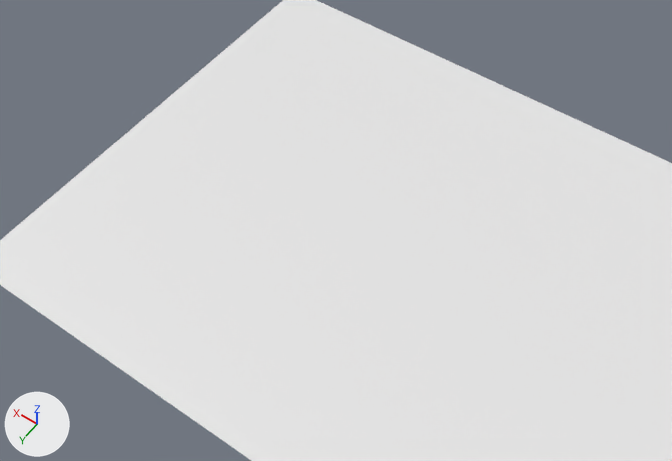
The FBX model GettingStartedDemo/Content/holes.fbx as it was, and as the next commit left it.
The view is the same before and after, from a camera (50 mm lens) standing at (-0.059, 0.282, 0.454) and looking at (0.134, 0.012, 0.029). Every picture has the same lights, and +X, +Y and +Z are marked at lower left. Where no turn or scale is listed for an object, it has been applied to the vertices.
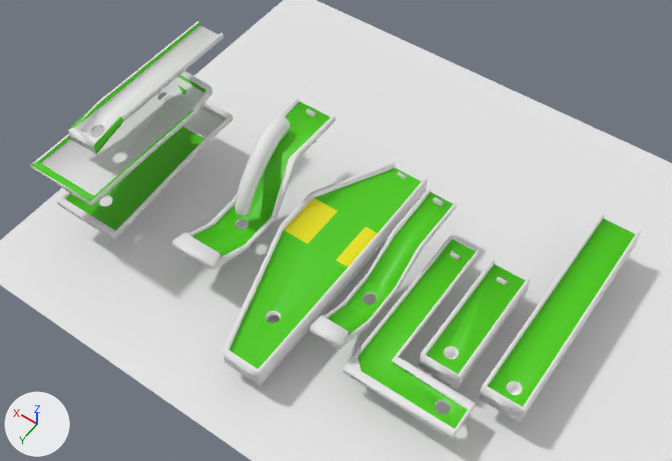
The newer file is also turned or shifted as a whole; pictures and numbers use the older file's frame.

What changed in the scene script:
```text
Add me_cube_001:
    me_cube_001.from_pydata([(-0.00434, 0.00368, -0.00174), (0.00434, 0.00434, -0.00174), (0.00434, -0.00434, -0.00174), (-0.00434, 0.00368, 0.00174), (0.00434, 0.00434, 0.00174), (0.00434, -0.00434, 0.00174)], [], [(4, 5, 2, 1), (1, 0, 3, 4), (0, 2, 5, 3), (0, 1, 2), (5, 4, 3)])
Add ob_start_hole3_003:
    ob_start_hole3_003 = bpy.data.objects.new('start-hole3_003', me_start_hole3_003)  # a box spanning x -0.003..0.003, y -0.00102..0.00102, z -0.003..0.003
    ob_start_hole3_003.location = (0.194, -0.0453, 0.0417)
Add ob_hole3:
    ob_hole3 = bpy.data.objects.new('hole3', me_hole3)  # 128 vertices, 159 faces; spans x -0.0098..0.0102, y -0.0805..0.0414, z -0.009..0.0091; in mat_material_003 (green #49ca00), mat_material_008 (white #e7e7e7)
    ob_hole3.location = (0.0994, 0.0298, 0.0151)
Add ob_cube_001:
    ob_cube_001 = bpy.data.objects.new('Cube_001', me_cube_001)
    ob_cube_001.location = (0.0793, 0.0671, 0.0072)
Add ob_start_hole2:
    ob_start_hole2 = bpy.data.objects.new('start-hole2', me_start_hole3_003.copy())
    ob_start_hole2.location = (0.0751, -0.0267, 0.0069)
Add ob_start_hole1:
    ob_start_hole1 = bpy.data.objects.new('start-hole1', me_start_hole3_003.copy())
    ob_start_hole1.location = (0.0433, -0.0267, 0.0072)
Add ob_practice:
    ob_practice = bpy.data.objects.new('Practice', me_practice)  # 88 vertices, 115 faces; spans x -0.0125..0.0125, y -0.0724..0.0724, z -0.0079..0.0059; in mat_material_003 (green #49ca00), mat_material_009 (white #e7e7e7)
    ob_practice.location = (0.0041, -0.0273, 0.013)
Add ob_hole4_002:
    ob_hole4_002 = bpy.data.objects.new('hole4_002', me_hole4_002)  # 116 vertices, 146 faces; spans x -0.013..0.04, y -0.085..0.085, z -0.008..0.006; in mat_material_003 (green #49ca00), mat_material_007 (white #e7e7e7), mat_sand (yellow #e7e100)
    ob_hole4_002.location = (0.1306, 0.0207, 0.0089)
Add ob_hole2:
    ob_hole2 = bpy.data.objects.new('hole2', me_hole2)  # 98 vertices, 129 faces; spans x -0.0587..0.0102, y -0.0409..0.0711, z -0.0005..0.0034; in mat_material_001 (white #e7e7e7), mat_material_003 (green #49ca00)
    ob_hole2.location = (0.0743, 0.0036, 0.0071)
Add ob_beziercurve:
    ob_beziercurve = bpy.data.objects.new('BezierCurve', me_beziercurve)  # 300 vertices, 288 faces; spans x -0.0062..0.0116, y -0.0388..0.0163, z -0.0168..0.0205
    ob_beziercurve.location = (0.1957, 0.0131, 0.0335)
Add ob_start_hole3:
    ob_start_hole3 = bpy.data.objects.new('start-hole3', me_start_hole3_003.copy())
    ob_start_hole3.location = (0.0998, -0.0459, 0.021)
Add ob_hole2_001:
    ob_hole2_001 = bpy.data.objects.new('hole2_001', me_hole2_001)  # 268 vertices, 370 faces; spans x -0.0235..0.0239, y -0.0409..0.0928, z -0.0607..0.0034; in mat_material_001 (white #e7e7e7), mat_material_003 (green #49ca00)
    ob_hole2_001.location = (0.2669, -0.0003, 0.0751)
Add ob_hole5:
    ob_hole5 = bpy.data.objects.new('hole5_', me_hole5)  # 128 vertices, 159 faces; spans x -0.0147..0.0153, y -0.0805..0.0414, z -0.009..0.0296; in mat_material_003 (green #49ca00), mat_material_008 (white #e7e7e7)
    ob_hole5.location = (0.1938, 0.0298, 0.0151)
Add ob_hole1:
    ob_hole1 = bpy.data.objects.new('hole1', me_hole1)  # 80 vertices, 108 faces; spans x -0.0125..0.0125, y -0.0398..0.0398, z -0.0079..0.0059; in mat_material_003 (green #49ca00), mat_material_007 (white #e7e7e7)
    ob_hole1.location = (0.0425, 0.0036, 0.006)
```

Location of each change, (x1, y1, x2, y2) in pixels of the pictures (672 x 461 px):
'hole2_001', added
    after: (31, 21, 233, 240)
'hole4_002', added (green)
    after: (222, 161, 428, 385)
'Practice', added (green)
    after: (479, 212, 641, 423)
'hole2', added
    after: (343, 235, 479, 440)
'hole5_', added
    after: (172, 97, 336, 271)
'hole3', added
    after: (310, 188, 457, 349)
'hole1', added
    after: (419, 258, 531, 389)
'BezierCurve', added
    after: (235, 115, 290, 216)
'Cube_001', added
    after: (351, 357, 361, 371)
'start-hole3', added
    after: (433, 197, 444, 206)
'start-hole1', added
    after: (496, 276, 507, 285)
'start-hole3_003', added
    after: (306, 109, 316, 117)
'start-hole2', added
    after: (450, 251, 460, 260)
